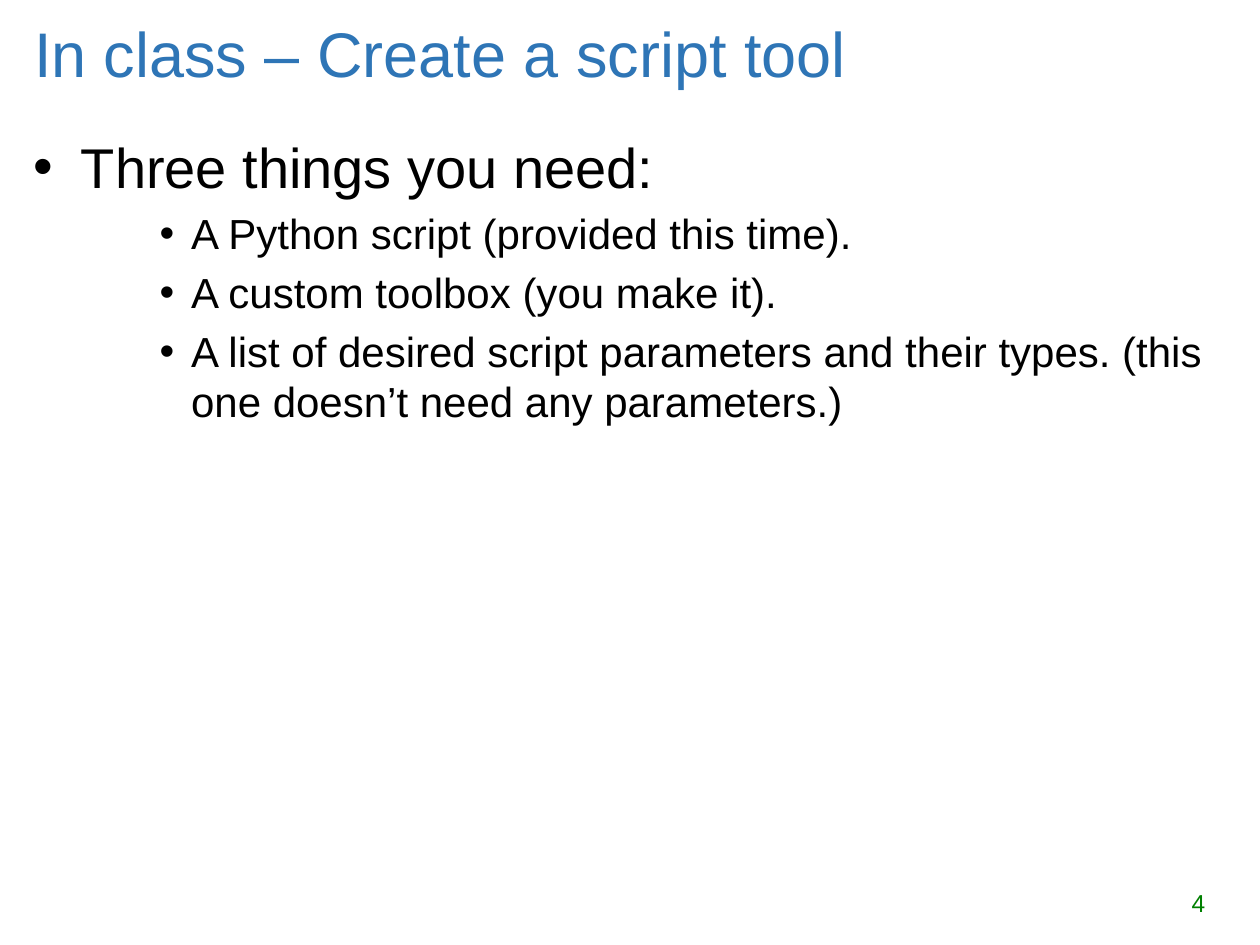
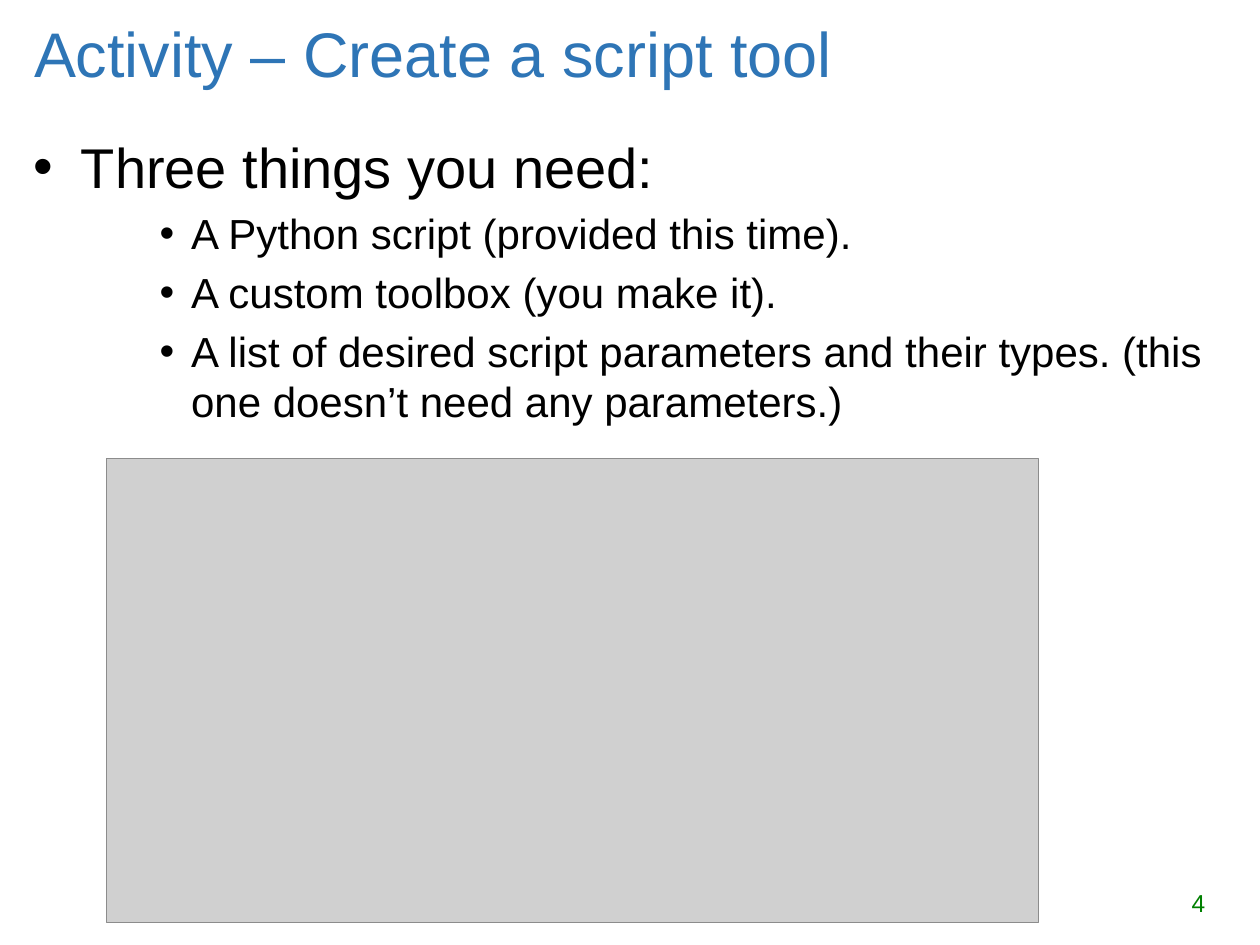
Before and after one commit to lgtateos/gis540, a slide deck: slide 4 of slides/arcScriptTools.pptx. Drawn at 1260x945 pixels with LibreOffice and Linux fonts; fonts in the diff are those of the drawing; grey boxes stand for pictures. Boxes give left, top, right and bottom in pixels: in the first picture for what was removed or moved away, otherwise in the second. Text is boxed around its words. In the diff, an @@ line names an element or a change of style, - is before the commit and + after.

```diff
--- a/slides/arcScriptTools.pptx
+++ b/slides/arcScriptTools.pptx
@@ title at bbox=[34, 31, 831, 89]: text changed @@
-In class – Create a script tool
+Activity – Create a script tool
@@ picture added at bbox=[107, 459, 1040, 922] @@
```
Also in this commit, not shown: 7 other slides changed.
